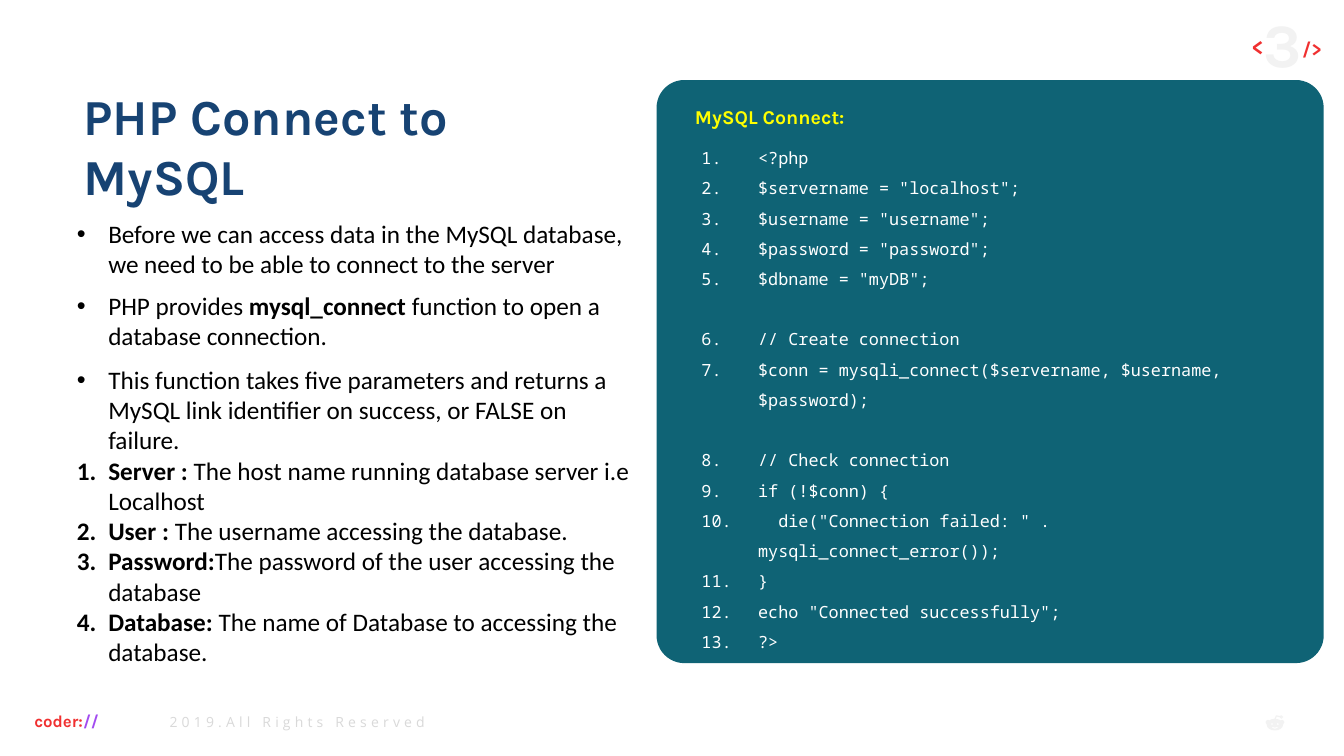
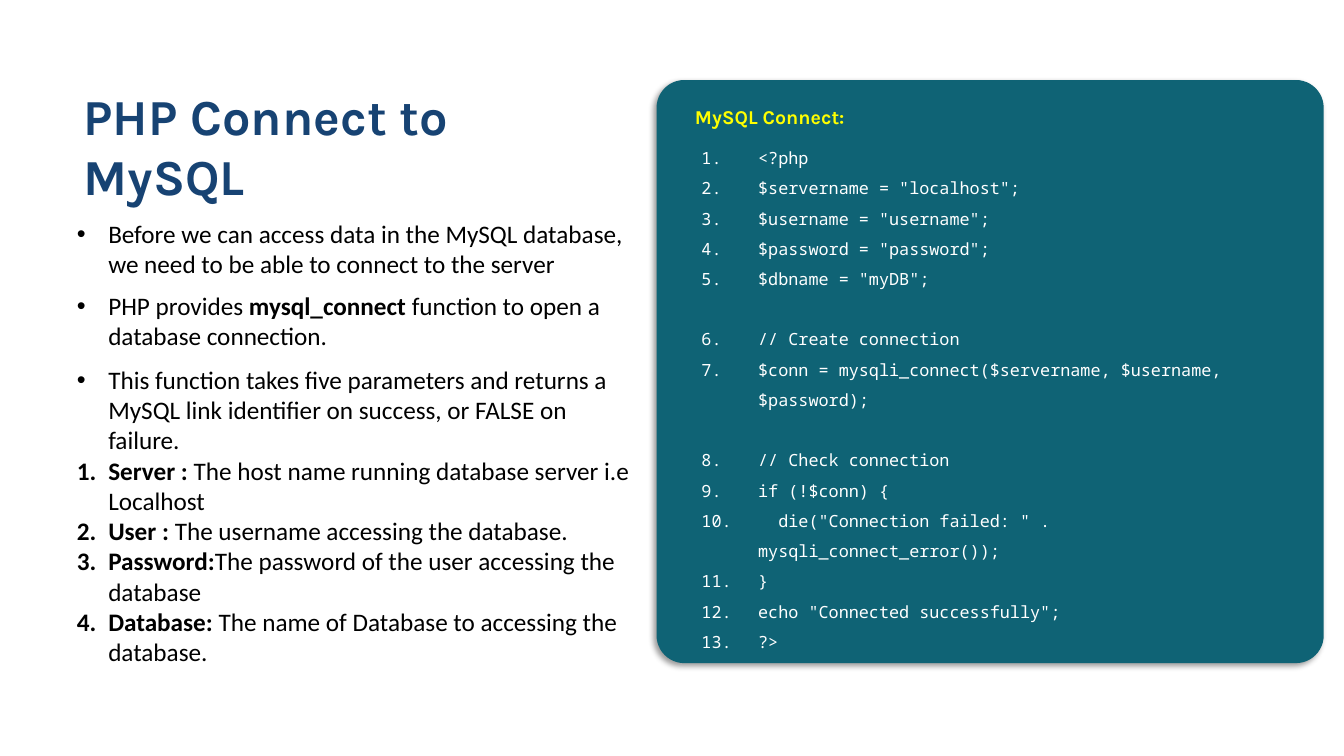
Before and after one commit to AdarshN7/ADBMS-Project, a slide deck: slide 8 of adbms.pptx (slide 3 before the commit). Drawn at 1344x756 pixels with LibreOffice and Linux fonts; fonts in the diff are those of the drawing; background and template pictures are left out. Boxes give left, top, right and bottom in pixels: in the first picture for what was removed or moved away, otherwise in the second. Text is boxed around its words. In the diff, an @@ line names an element or a change of style, - is before the commit and + after.

```diff
--- a/adbms.pptx
+++ b/adbms.pptx
@@ rounded rectangle at [656,80,1324,662]: shadow on @@
@@ text removed at [34,714,99,729] @@
-coder://
@@ text removed at [170,713,424,732] @@
-2019.All Rights Reserved
```
Also in this commit, not shown: 9 other slides changed, 13 slides added, 64 slides removed.
